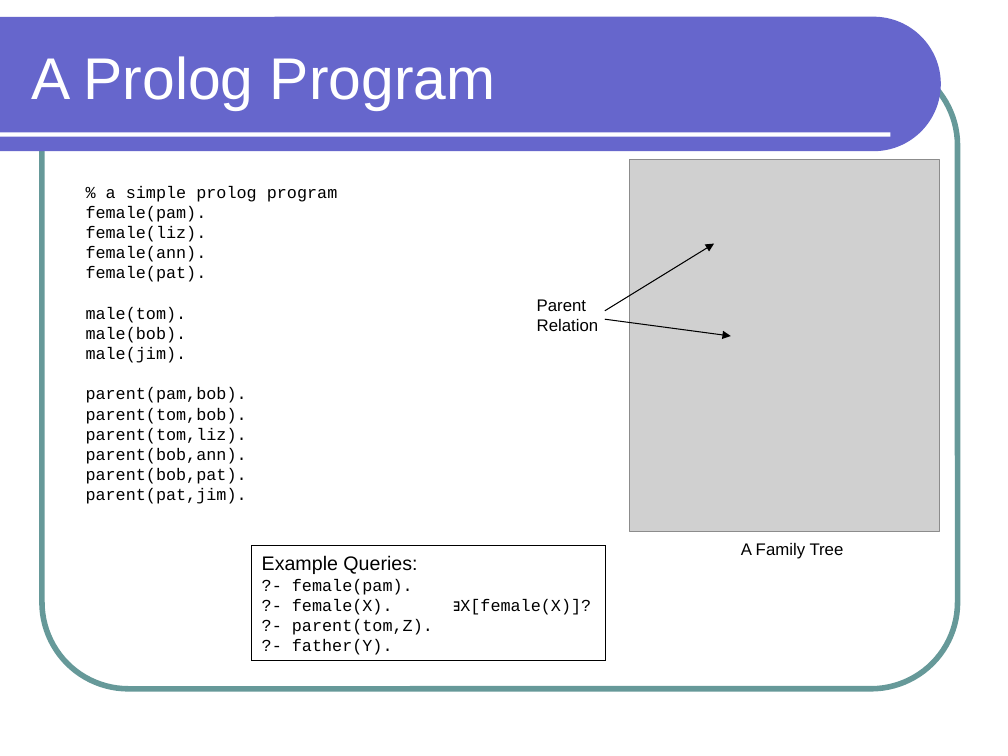
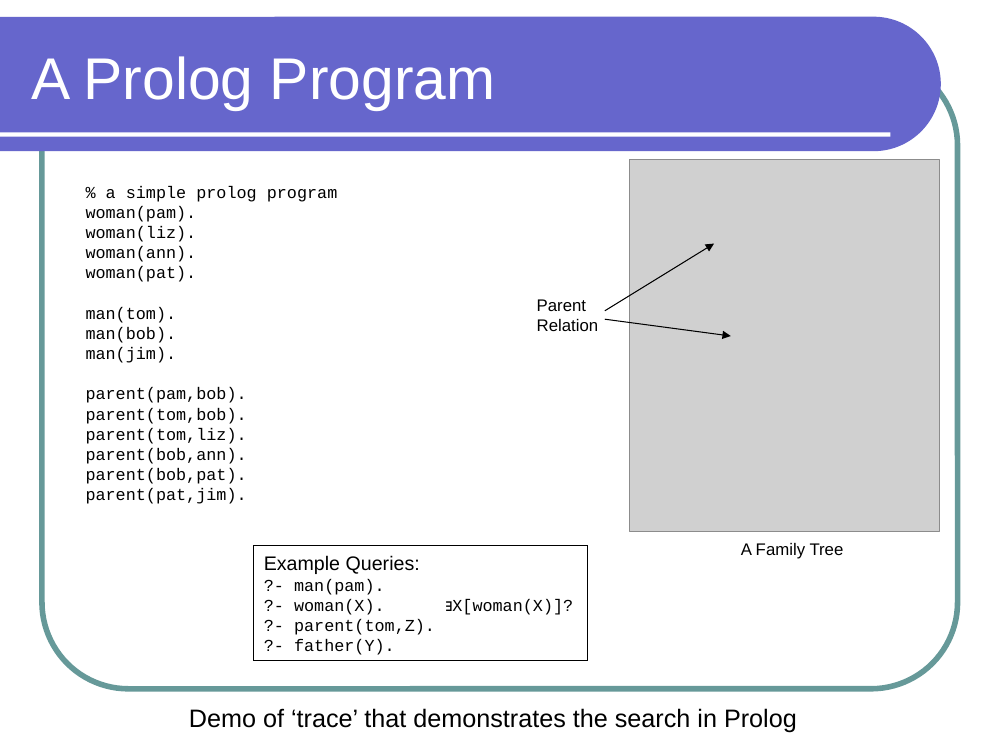
Before and after one commit to lutzhamel/CSC301, a slide deck: slide 13 of notes/csc301-ln020.ppt. Drawn at 1008x756 pixels with LibreOffice and Linux fonts; fonts in the diff are those of the drawing; grey boxes stand for pictures. Boxes give left, top, right and bottom in pixels: in the first picture for what was removed or moved away, otherwise in the second. Text is boxed around its words. In the diff, an @@ line names an element or a change of style, - is before the commit and + after.

```diff
--- a/notes/csc301-ln020.ppt
+++ b/notes/csc301-ln020.ppt
@@ text at box(86, 206, 197, 363): text changed @@
-female(pam).
-female(liz).
-female(ann).
-female(pat).
-male(tom).
-male(bob).
-male(jim).
+woman(pam).
+woman(liz).
+woman(ann).
+woman(pat).
+man(tom).
+man(bob).
+man(jim).
@@ rectangle "Example Queries:": place and size @@
-rectangle "Example Queries:" at box(252, 546, 606, 661)
+rectangle "Example Queries:" at box(254, 546, 588, 661)
@@ text in rectangle at box(294, 579, 573, 615): text changed @@
-?- female(pam).
-?- female(X). ∃X[female(X)]?
+?- man(pam).
+?- woman(X). ∃X[woman(X)]?
@@ text added at box(189, 708, 797, 733), 18 pt, text #000000 @@
+Demo of ‘trace’ that demonstrates the search in Prolog
```
Also in this commit, not shown: 2 other slides changed, 1 slide added, 1 slide removed, 3 other files.
